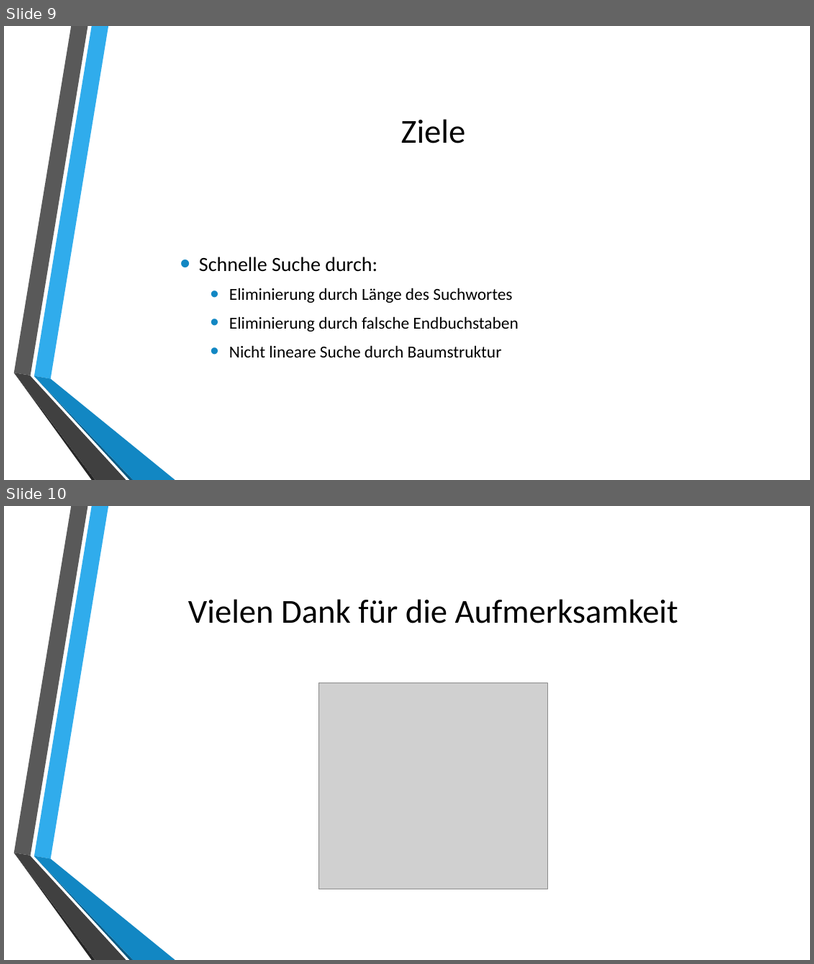
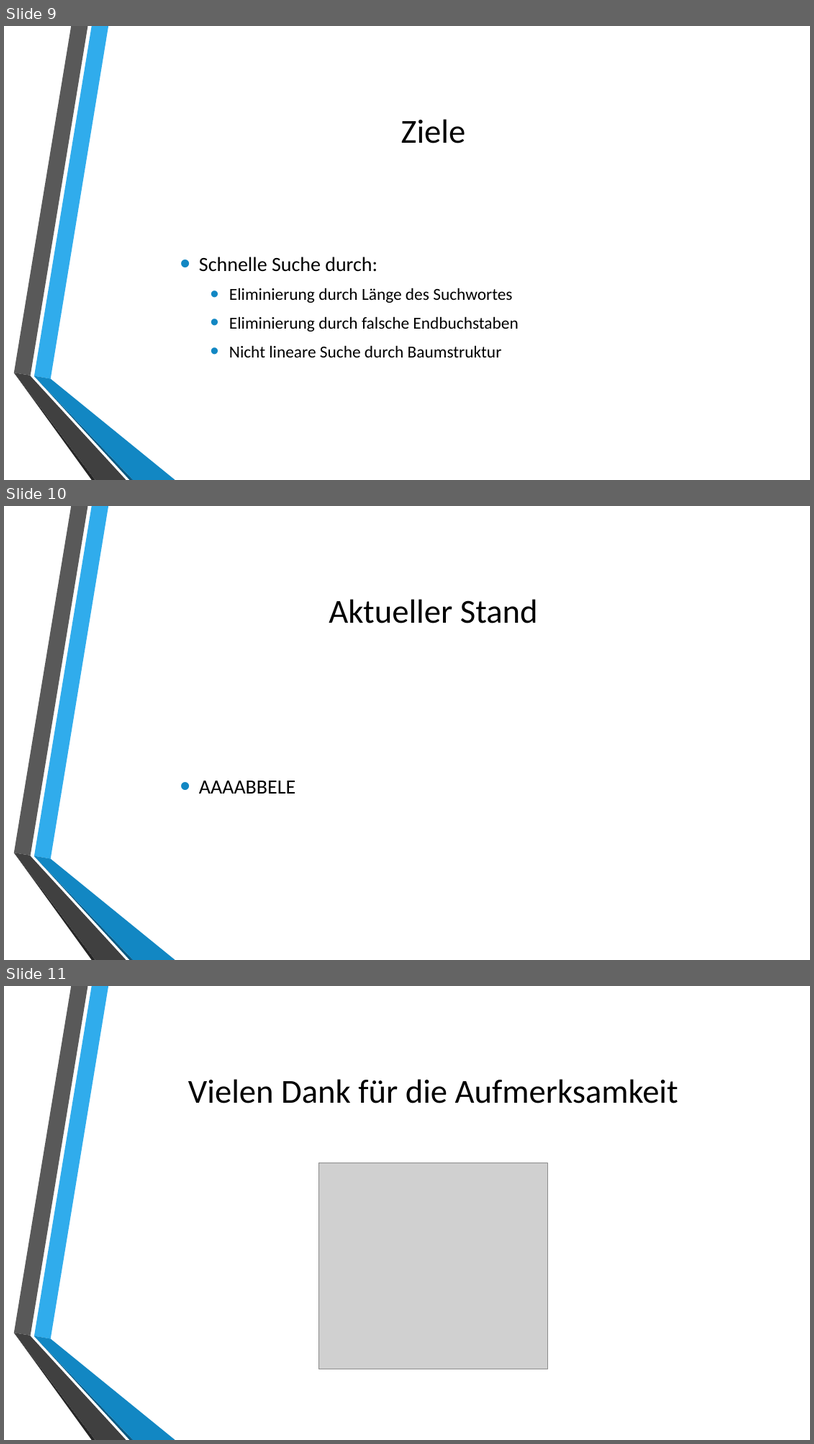
Before and after one commit to lenhuy2106/grp01-algdatII, a slide deck: Präsentation/2016.07.28 - Zwischenstand/Suchen in statischen Texten.pptx. Shown one above the other, each under a label of ours: slides 9 and 10 before the commit, slides 9, 10 and 11 after it. The pictures are 814x964 and 814x1444 pixels, drawn with LibreOffice and Linux fonts; fonts in the diff are those of the drawing; grey boxes stand for pictures; background and template pictures are left out. Boxes give left, top, right and bottom in pixels: in the first picture for what was removed or moved away, otherwise in the second. Text is boxed around its words. In the diff, an @@ line names an element or a change of style, - is before the commit and + after.

```diff
--- a/Präsentation/2016.07.28 - Zwischenstand/Suchen in statischen Texten.pptx
+++ b/Präsentation/2016.07.28 - Zwischenstand/Suchen in statischen Texten.pptx
@@ slide 10 added at bbox=[4, 506, 810, 960], background picture (left out); not listed: 6 template elements that a slide beside it also shows @@
@@ title added at bbox=[329, 599, 538, 623], 40 pt, text #000000 @@
+Aktueller Stand
@@ text added at bbox=[199, 780, 296, 793], 24 pt, text #000000 @@
+• AAAABBELE
@@ what was slide 10 is now slide 11 @@
```
Also in this commit, not shown: 1 slide changed.
